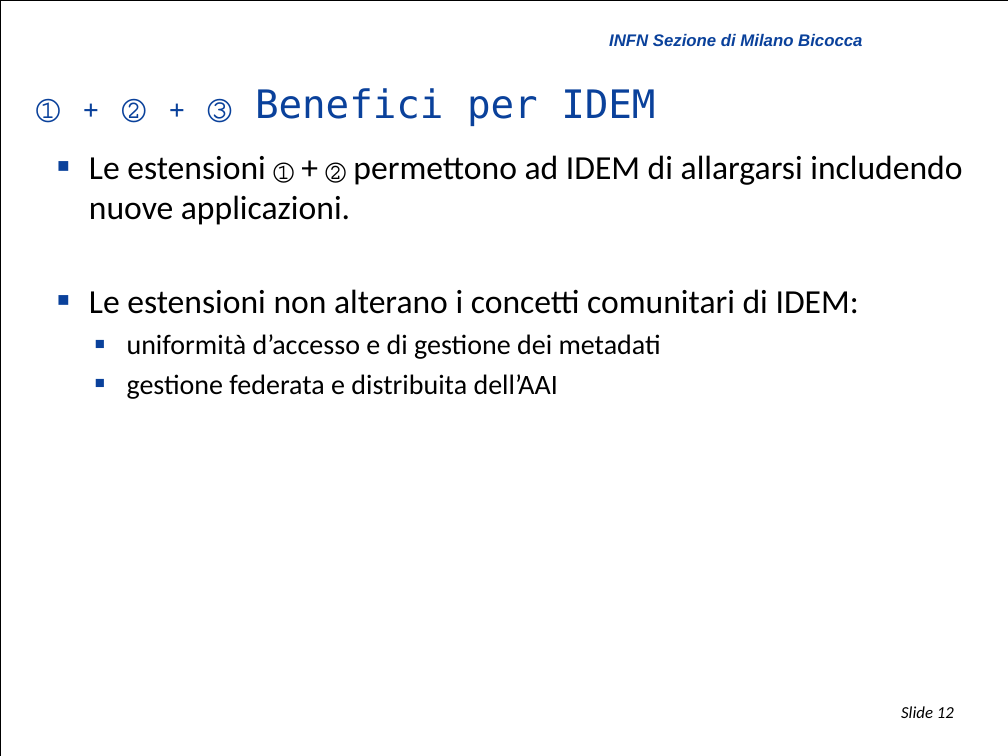
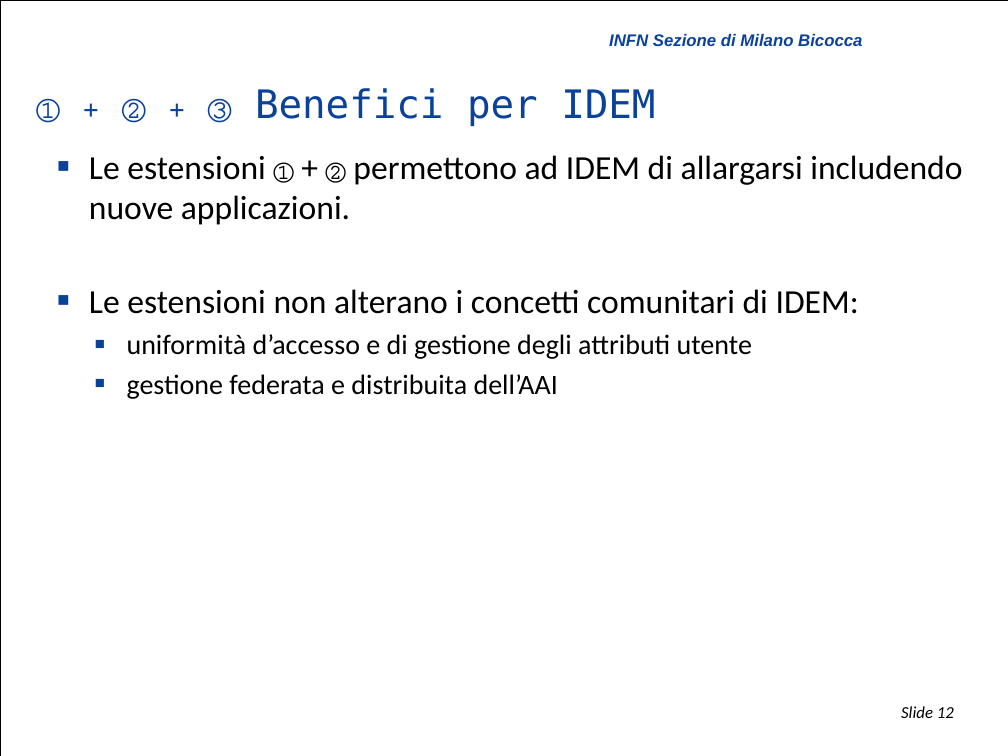
Before and after one commit to biancini/Shibboleth-Authentication, a slide deck: slide 12 of ShibbolethExtensions.pptx. Drawn at 1008x756 pixels with LibreOffice and Linux fonts; fonts in the diff are those of the drawing; background and template pictures are left out. Boxes give left, top, right and bottom in pixels: in the first picture for what was removed or moved away, otherwise in the second. Text is boxed around its words. In the diff, an @@ line names an element or a change of style, - is before the commit and + after.

```diff
--- a/ShibbolethExtensions.pptx
+++ b/ShibbolethExtensions.pptx
@@ text at box(127, 334, 752, 359): text changed @@
-  ■ uniformità d’accesso e di gestione dei metadati
+  ■ uniformità d’accesso e di gestione degli attributi utente
```
Also in this commit, not shown: 6 other slides changed, 1 slide added, 1 slide removed.
